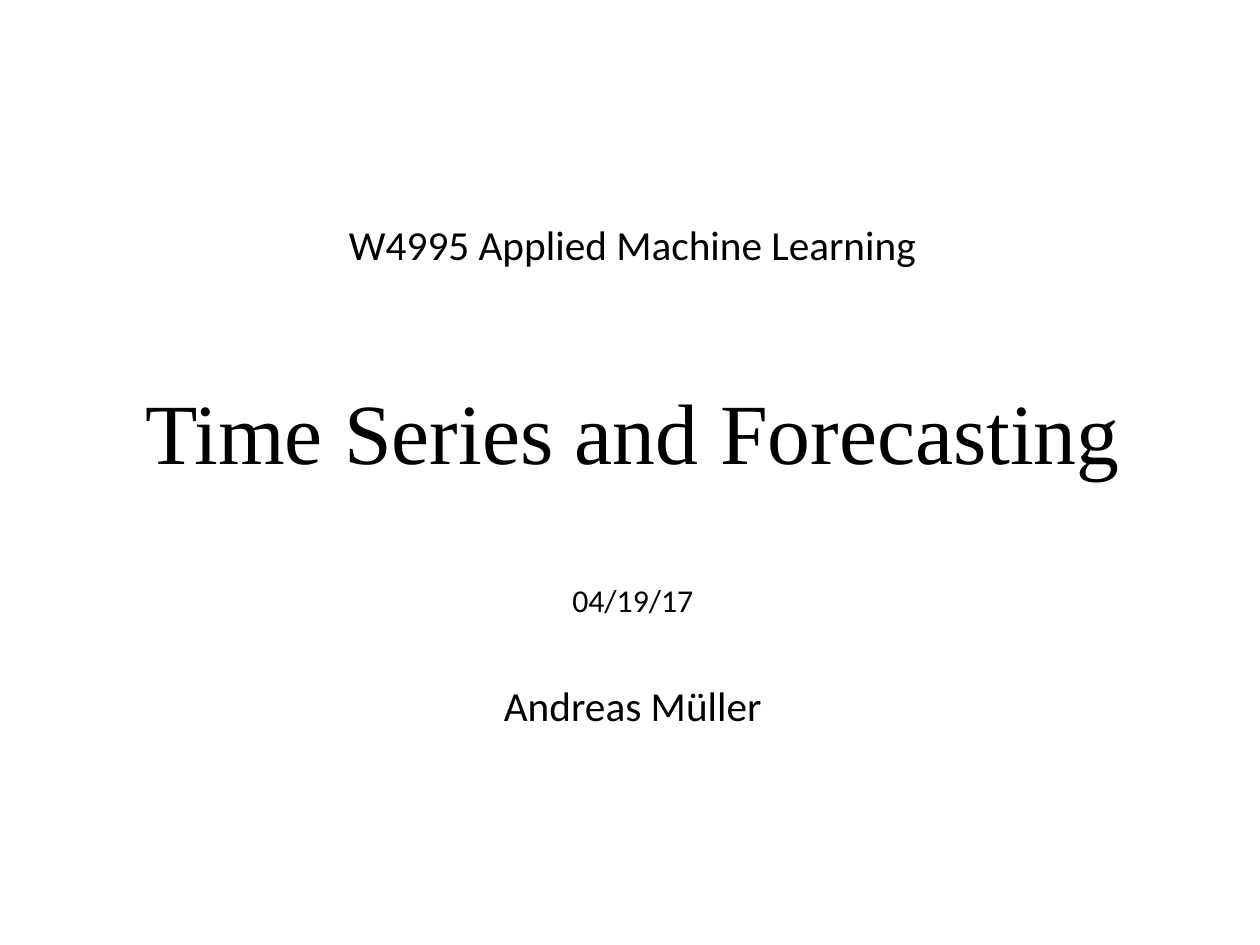
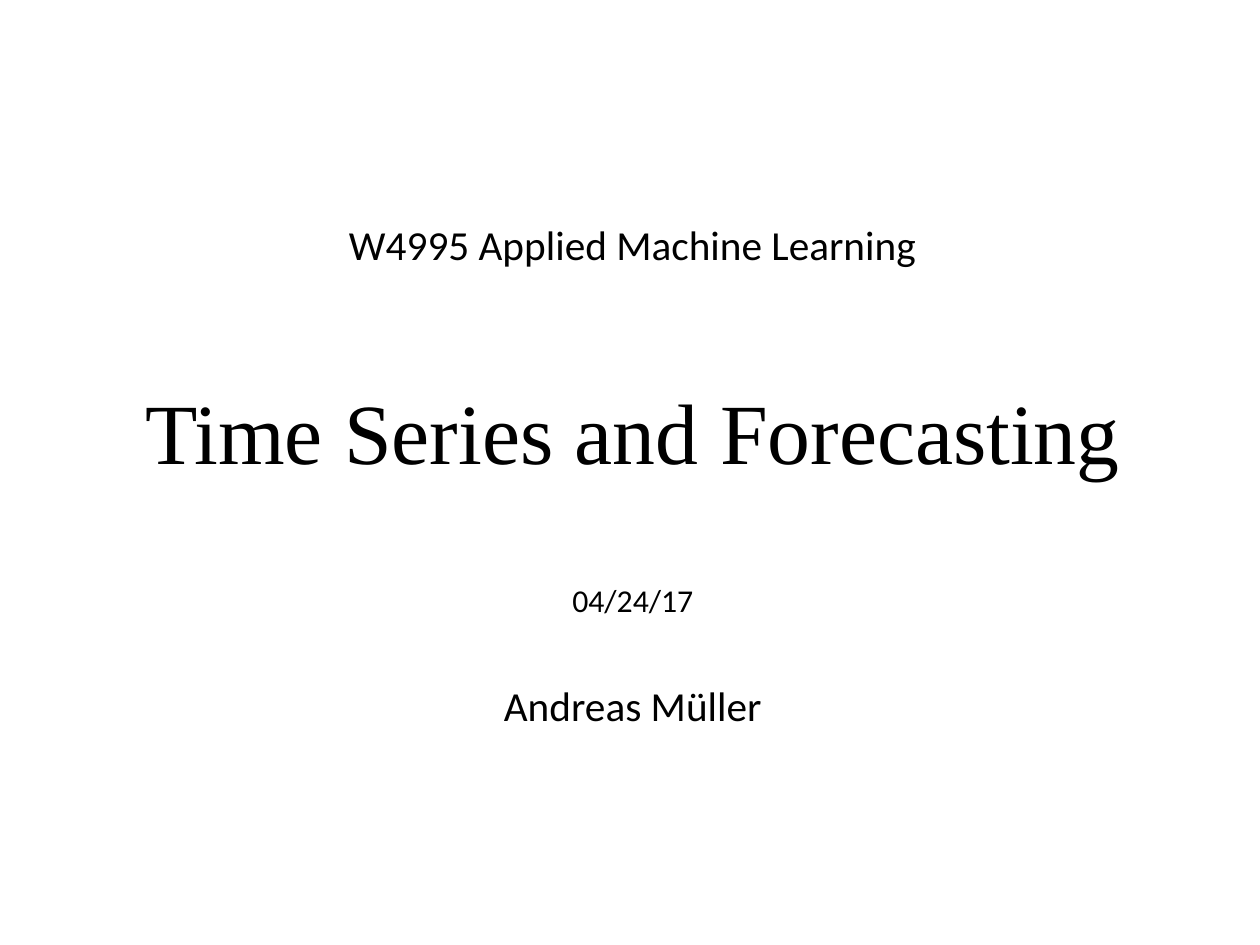
Before and after one commit to amueller/applied_ml_spring_2017, a slide deck: slide 1 of slides/aml-25-042417.odp. Drawn at 1260x945 pixels with LibreOffice and Linux fonts; fonts in the diff are those of the drawing. Boxes give left, top, right and bottom in pixels: in the first picture for what was removed or moved away, otherwise in the second. Text is boxed around its words. In the diff, an @@ line names an element or a change of style, - is before the commit and + after.

```diff
--- a/slides/aml-25-042417.odp
+++ b/slides/aml-25-042417.odp
@@ text at [572,590,693,614]: text changed @@
-04/19/17
+04/24/17
```
Also in this commit, not shown: 2 other slides changed, 37 slides added, 10 slides removed, 2 other files.
